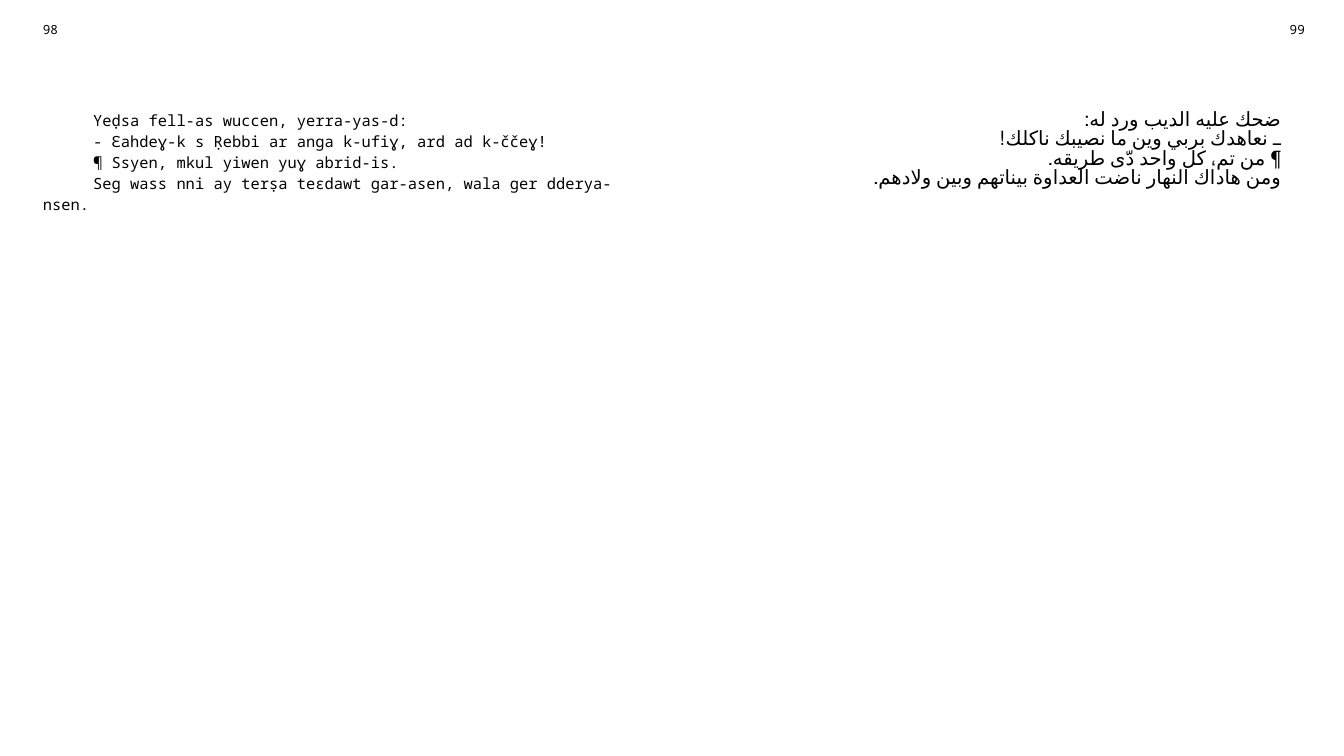
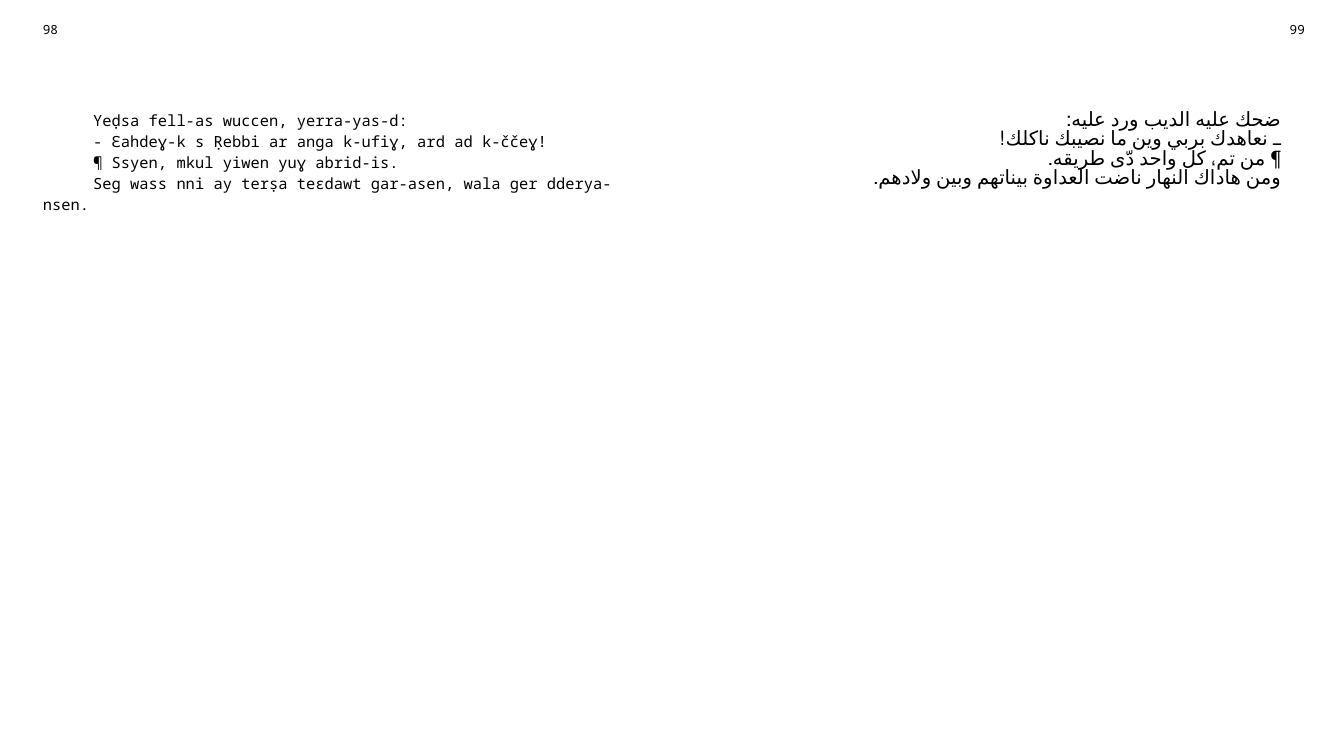
Before and after one commit to sferhah/tamacahut_n_wuccen, a slide deck: slide 45 of Uccen.ConsoleApp/uccen.arq.pptx. Drawn at 1344x756 pixels with LibreOffice and Linux fonts; fonts in the diff are those of the drawing. Boxes give left, top, right and bottom in pixels: in the first picture for what was removed or moved away, otherwise in the second. Text is boxed around its words. In the diff, an @@ line names an element or a change of style, - is before the commit and + after.

```diff
--- a/Uccen.ConsoleApp/uccen.arq.pptx
+++ b/Uccen.ConsoleApp/uccen.arq.pptx
@@ table at (32,16,1315,729) @@
-row 3, column 3: ضحك عليه الديب ورد له: / ـ نعاهدك بربي وين ما نصيبك ناكلك! / ¶ من تم، كل واحد دّى طريقه. / ومن هاداك النهار ناضت العداوة بيناتهم وبين ولادهم.
+row 3, column 3: ضحك عليه الديب ورد عليه: / ـ نعاهدك بربي وين ما نصيبك ناكلك! / ¶ من تم، كل واحد دّى طريقه. / ومن هاداك النهار ناضت العداوة بيناتهم وبين ولادهم.
```
Also in this commit, not shown: 12 other slides changed, 1 other file.
